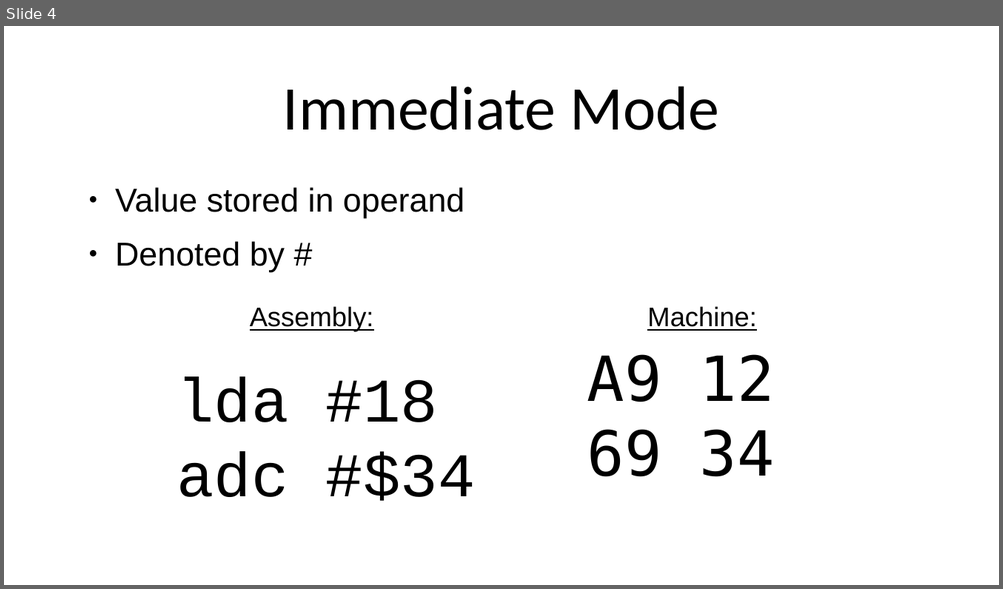
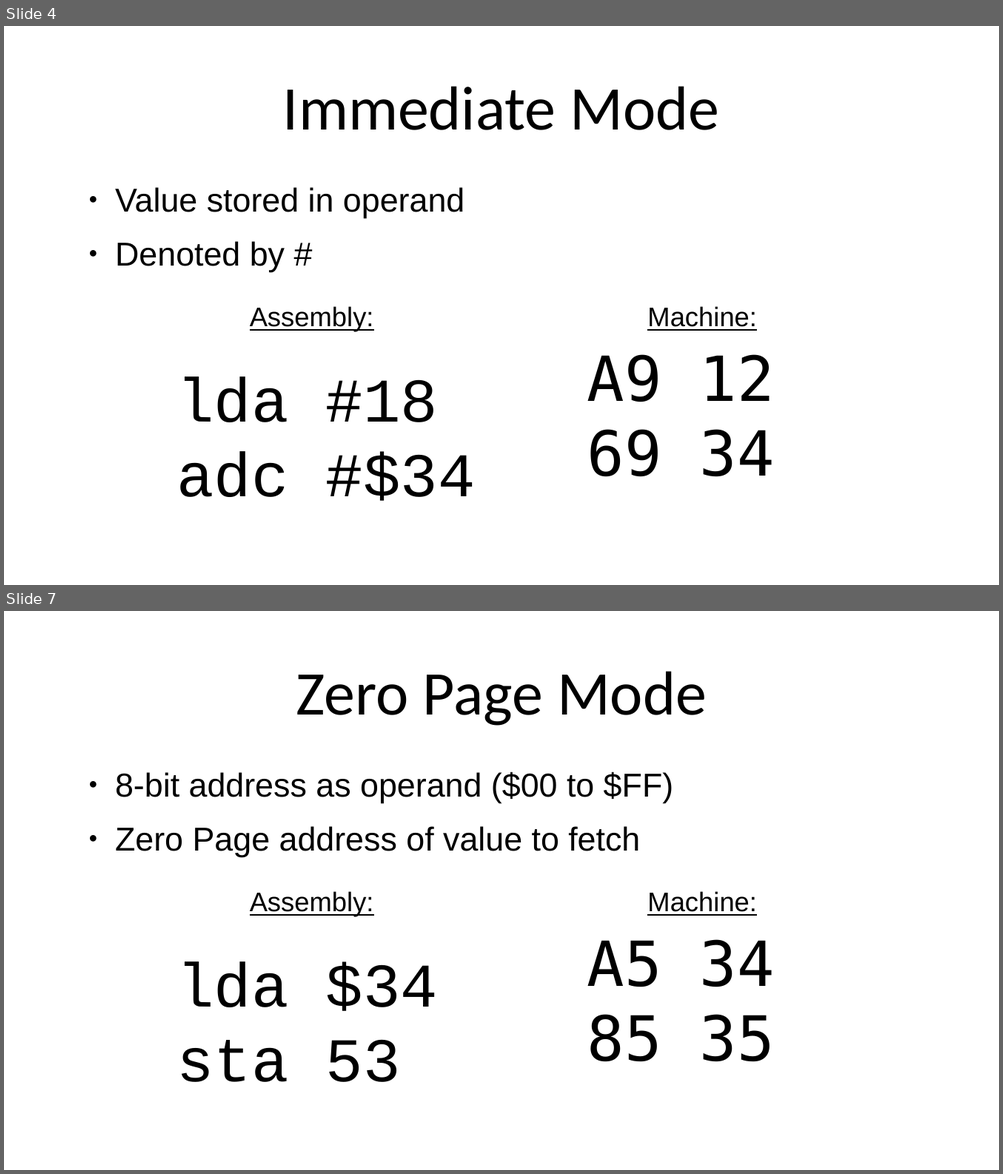
Before and after one commit to SlithyMatt/x16-assembly-tutorial, a slide deck: Lesson2/Lesson2.odp. Shown one above the other, each under a label of ours: slide 4 before the commit, slides 4 and 7 after it; the slides between them are not shown. The pictures are 1003x589 and 1003x1174 pixels, drawn with LibreOffice and Linux fonts; fonts in the diff are those of the drawing. Boxes give left, top, right and bottom in pixels: in the first picture for what was removed or moved away, otherwise in the second. Text is boxed around its words. In the diff, an @@ line names an element or a change of style, - is before the commit and + after.

```diff
--- a/Lesson2/Lesson2.odp
+++ b/Lesson2/Lesson2.odp
@@ slide 7 added at box(4, 611, 999, 1170), background #FFFFFF @@
@@ title added at box(296, 671, 706, 726), 60 pt, text #000000 @@
+Zero Page Mode
@@ text added at box(115, 772, 674, 857), 32 pt, text #000000 @@
+● 8-bit address as operand ($00 to $FF)
+● Zero Page address of value to fetch
@@ text added at box(250, 891, 374, 917), 26 pt, text #000000, underline @@
+Assembly:
@@ text added at box(647, 891, 757, 916), 26 pt, text #000000, underline @@
+Machine:
@@ text added at box(587, 940, 774, 1062), 60 pt, text #000000 @@
+A5 34
+85 35
@@ text added at box(176, 962, 438, 1082), 60 pt, text #000000 @@
+lda $34
+sta 53
```
Also in this commit, not shown: 1 slide changed, 11 other slides added, 1 slide removed, 2 other files.
